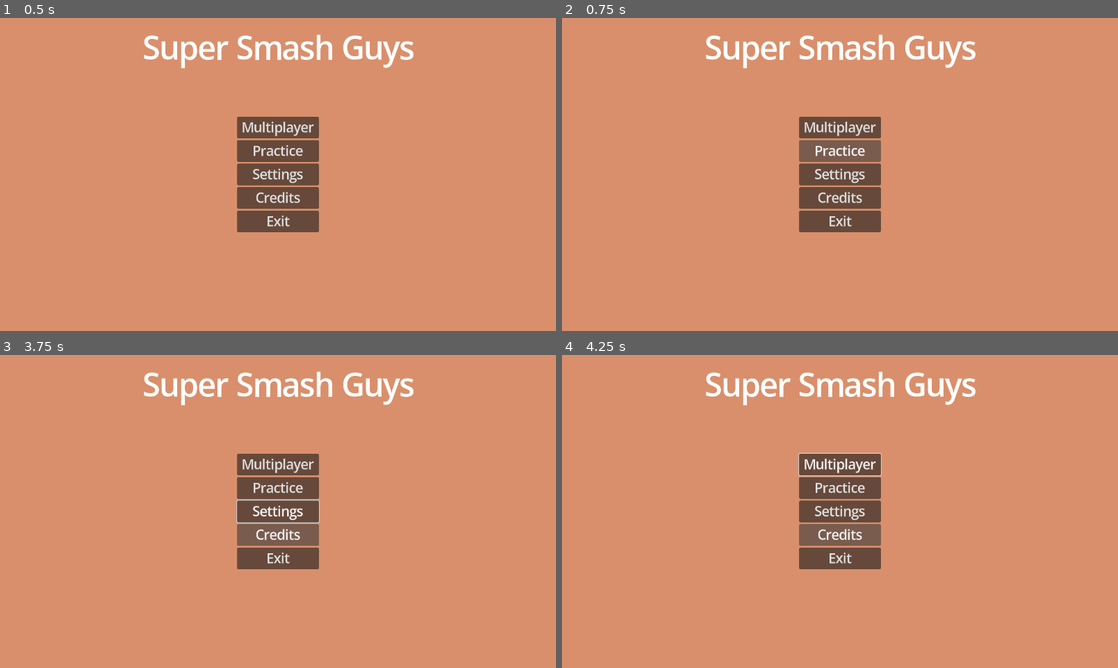
Above: before the commit, frames 1-4 (two rows, left to right).
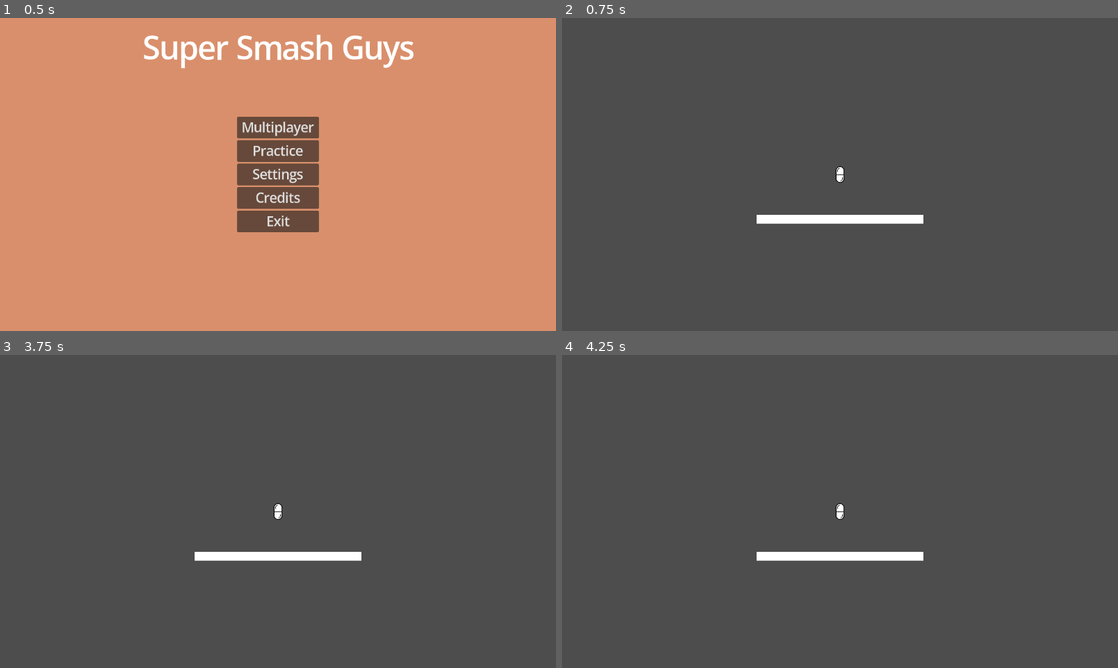
Above: after the commit, the same moments.

Repository: Rivmo/Super-Smash-Guys
Game: Godot game, scene res://scenes/main_menu_screen.tscn
Two runs of this game, one before a commit and one after it. Both use one fixed random seed, a clock stepped at 60 frames per second and the inputs below.
Inputs (mouse positions are in pixels of both pictures, inside the frame that each line leads up to):
- Up to frame 1 (0.5 s): no input
- Up to frame 2 (0.75 s): click "Practice" at 0.5 s
- Up to frame 3 (3.75 s): click (278, 511) at 1.25 s, where only the run before the commit has a clickable "Settings"; click (278, 464) at 2 s, where only the run before the commit has a clickable "Multiplayer"; click (278, 536) at 2.75 s, where only the run before the commit has a clickable "Credits"; hold Right (Right) from 3.53 s (still down); tap Up (Jump) at 3.6 s
- Up to frame 4 (4.25 s): keep holding Right (Right); tap Up (Jump) at 3.77, 4.07 s

Frame 1 is identical in both runs. In frame 2, 100% of the frame differs, in the area x 0-100%, y 0-100%; in frame 3, 100%; in frame 4, 100%.

Commit message:
Fixed all the issues
Re structured alot

Diff:
--- a/charater.gd
+++ /dev/null
@@ -1,11 +0,0 @@
-extends Node2D
-
-
-# Called when the node enters the scene tree for the first time.
-func _ready() -> void:
-	pass # Replace with function body.
-
-
-# Called every frame. 'delta' is the elapsed time since the previous frame.
-func _process(delta: float) -> void:
-	pass
--- a/main_menu_screen.gd
+++ /dev/null
@@ -1,9 +0,0 @@
-extends Control
-
-
-# all buttons
-func _on_practice_pressed() -> void:
-	get_tree().change_scene_to_file("res://scenes/scene.tscn")
-
-func _on_settings_pressed() -> void:
-	get_tree().change_scene_to_file("res://scenes/main_menu_screen.tscn")
--- a/node_2d.gd
+++ /dev/null
@@ -1,11 +0,0 @@
-extends Node2D
-@export knockback
-
-# Called when the node enters the scene tree for the first time.
-func _ready() -> void:
-	pass # Replace with function body.
-
-
-# Called every frame. 'delta' is the elapsed time since the previous frame.
-func _process(delta: float) -> void:
-	pass
--- a/practice.gd
+++ /dev/null
@@ -1,5 +0,0 @@
-extends Button
-
-func _on_pressed() -> void:
-	get_tree().change_scene_to_file("res://scenes/scene.tscn")
-	pass # Replace with function body.
--- a/scenes/main_menu_screen.tscn
+++ b/scenes/main_menu_screen.tscn
@@ -1,6 +1,6 @@
 [gd_scene format=3 uid="uid://ddxsvct2mkmnn"]
 
-[ext_resource type="Script" uid="uid://bds4p1kk6kofw" path="res://main_menu_screen.gd" id="1_0ad5b"]
+[ext_resource type="Script" uid="uid://bds4p1kk6kofw" path="res://scripts/main_menu_screen.gd" id="1_0ad5b"]
 
 [node name="Main Menu" type="Control" unique_id=1049558189]
 layout_mode = 3
--- a/scenes/node_2d.tscn
+++ /dev/null
@@ -1,5 +0,0 @@
-[gd_scene format=3 uid="uid://bctdnktnvixgl"]
-
-[node name="Node2D" type="Node2D" unique_id=1536451601]
-
-[node name="Sprite2D" type="Sprite2D" parent="." unique_id=1597615140]
--- /dev/null
+++ b/scenes/placeholder_arena.tscn
@@ -0,0 +1,24 @@
+[gd_scene format=3 uid="uid://bb30pb5nbr85r"]
+
+[ext_resource type="PackedScene" uid="uid://b0x3345qebl54" path="res://scenes/player_character.tscn" id="1_hunim"]
+
+[sub_resource type="RectangleShape2D" id="RectangleShape2D_hunim"]
+size = Vector2(384, 20)
+
+[node name="Node2D" type="Node2D" unique_id=2101625577]
+
+[node name="CharacterBody2D" parent="." unique_id=142461306 instance=ExtResource("1_hunim")]
+position = Vector2(0, -103)
+script = null
+
+[node name="Area2D" type="Area2D" parent="." unique_id=160365863]
+
+[node name="CollisionShape2D" type="CollisionShape2D" parent="Area2D" unique_id=393426004]
+shape = SubResource("RectangleShape2D_hunim")
+debug_color = Color(0, 0.6, 0.69803923, 0.41568628)
+
+[node name="ColorRect" type="ColorRect" parent="Area2D" unique_id=477938113]
+offset_left = -192.0
+offset_top = -10.0
+offset_right = 192.0
+offset_bottom = 10.0
--- /dev/null
+++ b/scenes/player_character.tscn
@@ -0,0 +1,19 @@
+[gd_scene format=3 uid="uid://b0x3345qebl54"]
+
+[ext_resource type="Script" uid="uid://d4clnmmeoidt4" path="res://scripts/player_character.gd" id="1_6r27q"]
+[ext_resource type="Texture2D" uid="uid://c5j48tkuyi5y7" path="res://images/capsule.png" id="1_56udc"]
+
+[sub_resource type="RectangleShape2D" id="RectangleShape2D_6r27q"]
+size = Vector2(20, 38)
+
+[node name="CharacterBody2D" type="CharacterBody2D" unique_id=142461306]
+script = ExtResource("1_6r27q")
+
+[node name="CollisionShape2D" type="CollisionShape2D" parent="." unique_id=1431250880]
+shape = SubResource("RectangleShape2D_6r27q")
+
+[node name="Sprite2D" type="Sprite2D" parent="." unique_id=1711493168]
+scale = Vector2(0.13793105, 0.14074074)
+texture = ExtResource("1_56udc")
+
+[node name="Camera2D" type="Camera2D" parent="." unique_id=1280165330]
--- /dev/null
+++ b/scripts/main_menu_screen.gd
@@ -0,0 +1,9 @@
+extends Control
+
+
+# all buttons
+func _on_practice_pressed() -> void:
+	get_tree().change_scene_to_file("res://scenes/placeholder_arena.tscn")
+
+func _on_settings_pressed() -> void:
+	get_tree().change_scene_to_file("res://scenes/settings_menu_screen.tscn")
--- /dev/null
+++ b/scripts/player_character.gd
@@ -0,0 +1,38 @@
+extends CharacterBody2D
+
+@export var knockback = 0
+@export var extra_jumps = 2
+
+const SPEED := 300.0
+const JUMP_VELOCITY := -500.0
+var Double_jump_count := 0
+var playerheight := 0
+
+func _ready() -> void:
+	position = Vector2(640,400)
+
+func _physics_process(delta: float) -> void:
+	# Add the gravity.
+	if not is_on_floor():
+		velocity += get_gravity() * delta
+
+
+
+	# Handle jump.
+	if Input.is_action_just_pressed("Jump"):
+		if is_on_floor():
+			velocity.y = JUMP_VELOCITY
+			Double_jump_count = 0
+		elif not Double_jump_count >= extra_jumps:
+			velocity.y = JUMP_VELOCITY
+			Double_jump_count += 1
+
+	# Get the input direction and handle the movement/deceleration.
+	# As good practice, you should replace UI actions with custom gameplay actions.
+	var direction := Input.get_axis("Left", "Right")
+	if direction:
+		velocity.x = direction * SPEED
+	else:
+		velocity.x = move_toward(velocity.x, 0, SPEED)
+
+	move_and_slide()
--- a/sprite_2d.gd
+++ /dev/null
@@ -1,11 +0,0 @@
-extends Sprite2D
-
-
-# Called when the node enters the scene tree for the first time.
-func _ready() -> void:
-	pass # Replace with function body.
-
-
-# Called every frame. 'delta' is the elapsed time since the previous frame.
-func _process(delta: float) -> void:
-	pass
Not shown, removed: charater.gd.uid
Not shown, removed: node_2d.gd.uid
Not shown, removed: practice.gd.uid
Renamed: character_body_2d.gd -> scripts/character_body_2d.gd
Renamed: character_body_2d.gd.uid -> scripts/character_body_2d.gd.uid
Renamed: main_menu_screen.gd.uid -> scripts/main_menu_screen.gd.uid
Not shown, added: scripts/player_character.gd.uid
Not shown, removed: sprite_2d.gd.uid
